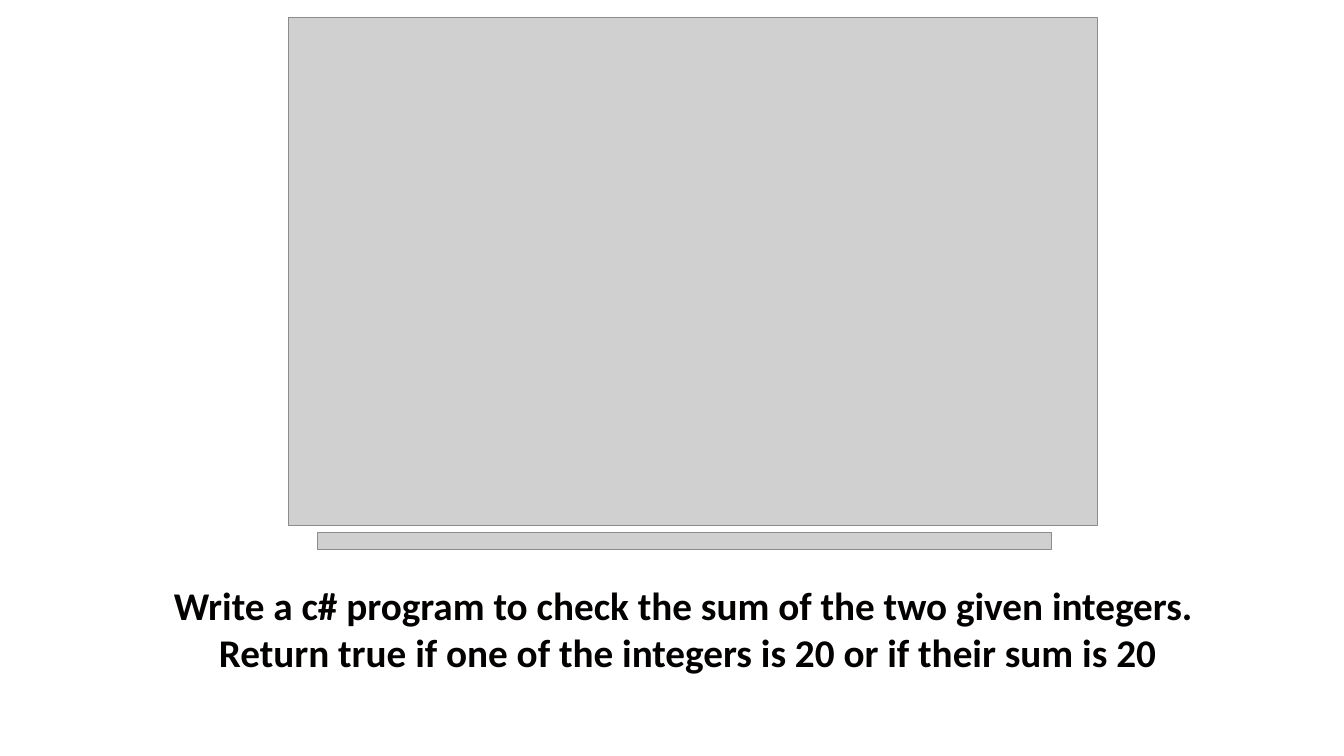
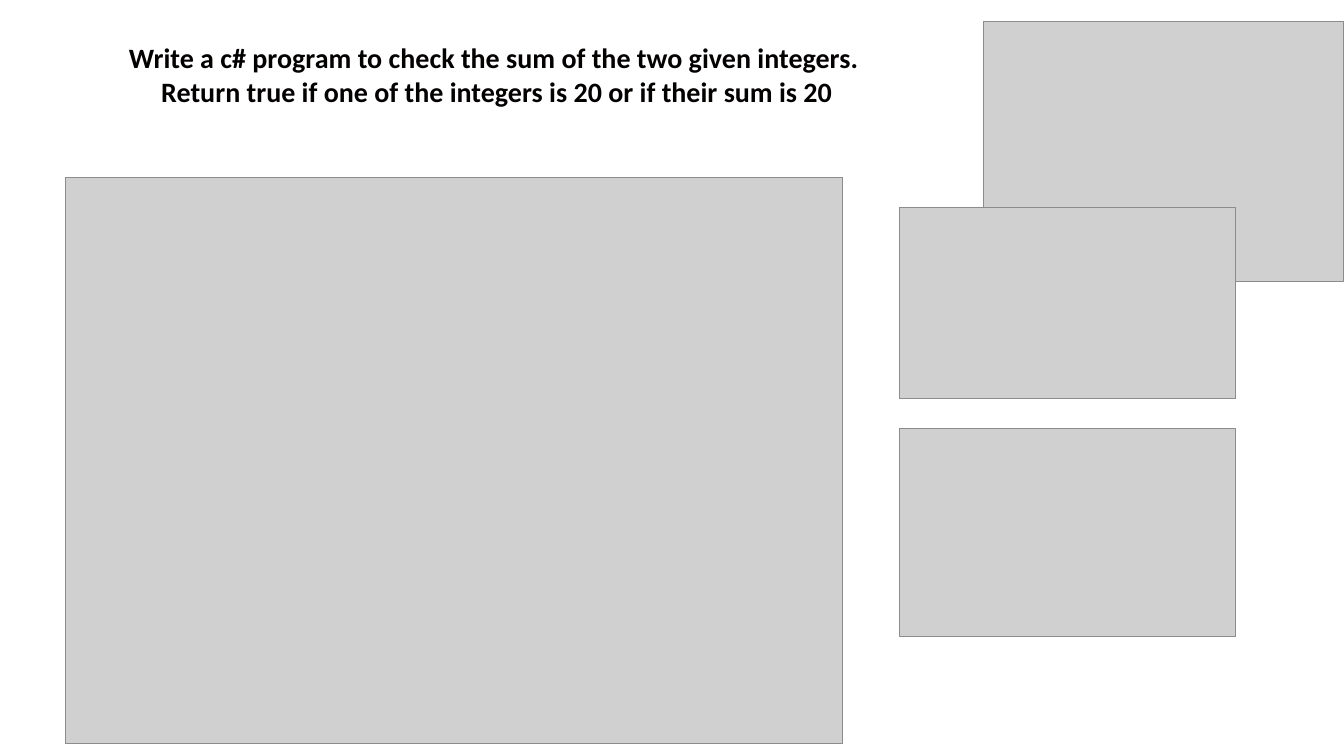
Before and after one commit to McLight-Note/CPro, a slide deck: slide 2 of Lesson-8/ClassWork.pptx. Drawn at 1344x756 pixels with LibreOffice and Linux fonts; fonts in the diff are those of the drawing; grey boxes stand for pictures. Boxes give left, top, right and bottom in pixels: in the first picture for what was removed or moved away, otherwise in the second. Text is boxed around its words. In the diff, an @@ line names an element or a change of style, - is before the commit and + after.

```diff
--- a/Lesson-8/ClassWork.pptx
+++ b/Lesson-8/ClassWork.pptx
@@ picture at (984, 21, 1344, 281): rotation 0 to 90 degrees @@
@@ text "Write a c# program to ...": place and size @@
-text "Write a c# program to ..." at (174, 592, 1192, 674)
+text "Write a c# program to ..." at (129, 48, 858, 107)
@@ text "Write a c# program to ..." at (129, 48, 858, 107): size 28 to 20 pt @@
@@ picture added at (66, 177, 843, 743) @@
@@ picture added at (899, 207, 1235, 398) @@
@@ picture added at (899, 429, 1235, 636) @@
@@ picture removed at (318, 532, 1053, 549) @@
```
Also in this commit, not shown: 1 other slide changed, 2 slides added, 4 slides removed, 12 other files.
